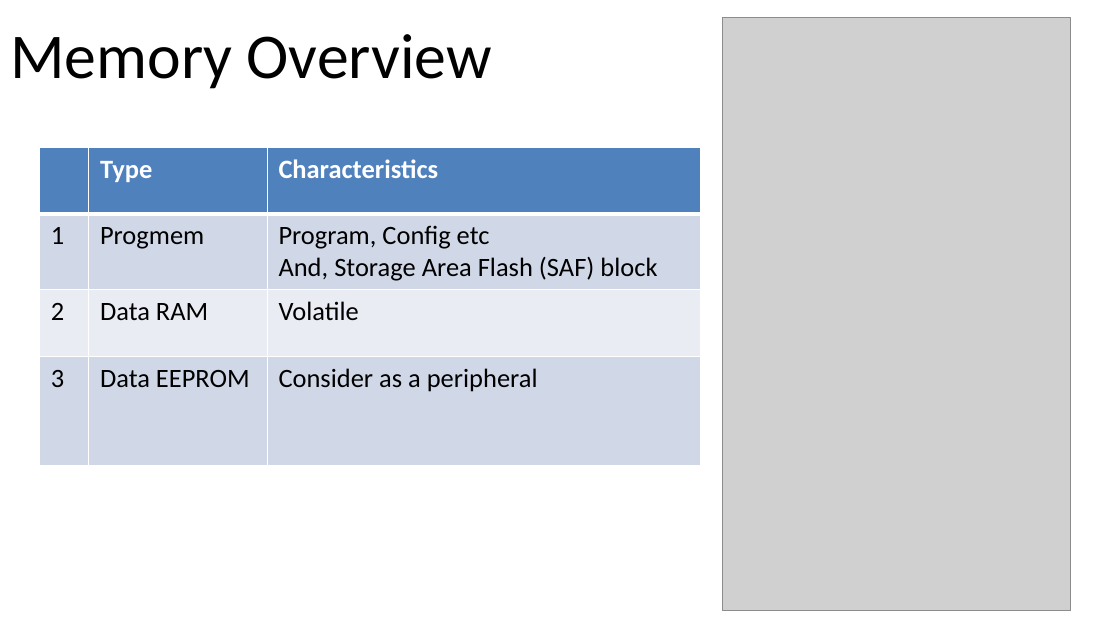
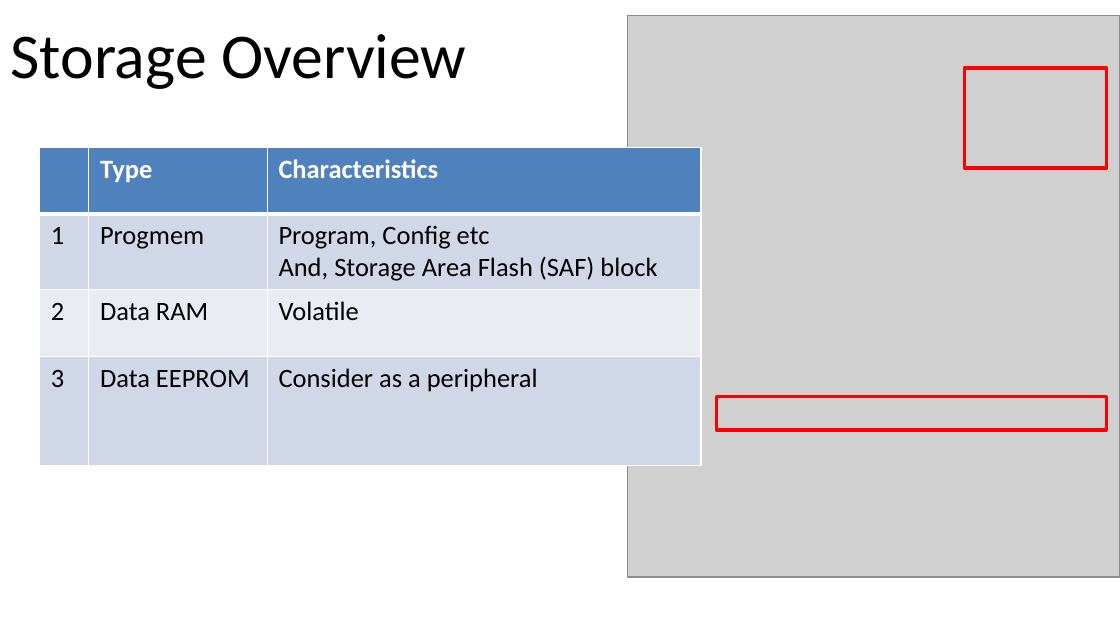
Before and after one commit to GreatCowBASIC/Demonstration_Sources, a slide deck: slide 7 of Vendor_Boards/Great_Cow_Basic_Demo_Board/18Fx6q20_ChipRange_Demonstrations/tutorials/Great Cow BASIC_Part16.pptx. Drawn at 1120x630 pixels with LibreOffice and Linux fonts; fonts in the diff are those of the drawing; grey boxes stand for pictures. Boxes give left, top, right and bottom in pixels: in the first picture for what was removed or moved away, otherwise in the second. Text is boxed around its words. In the diff, an @@ line names an element or a change of style, - is before the commit and + after.

```diff
--- a/Vendor_Boards/Great_Cow_Basic_Demo_Board/18Fx6q20_ChipRange_Demonstrations/tutorials/Great Cow BASIC_Part16.pptx
+++ b/Vendor_Boards/Great_Cow_Basic_Demo_Board/18Fx6q20_ChipRange_Demonstrations/tutorials/Great Cow BASIC_Part16.pptx
@@ picture: place and size @@
-picture at (722,18,1071,612)
+picture at (627,16,1120,578)
@@ title at (10,34,466,89): text changed @@
-Memory Overview
+Storage Overview
@@ rectangle added at (964,68,1107,168), outline #FF0000 2 pt @@
@@ rectangle added at (717,396,1108,430), outline #FF0000 2 pt @@
```
Also in this commit, not shown: 10 other slides changed, 4 slides added, 8 slides removed, 57 other files.
